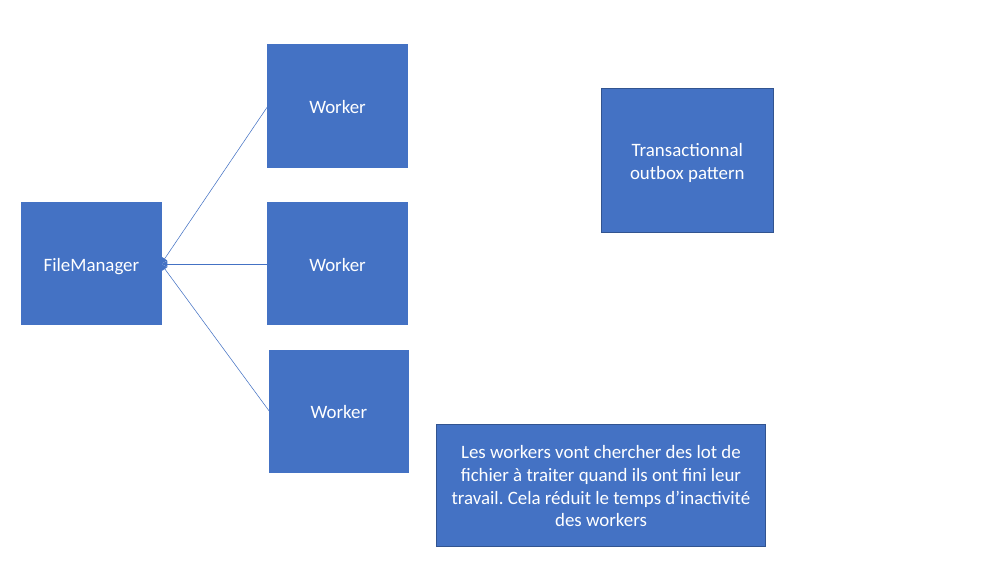
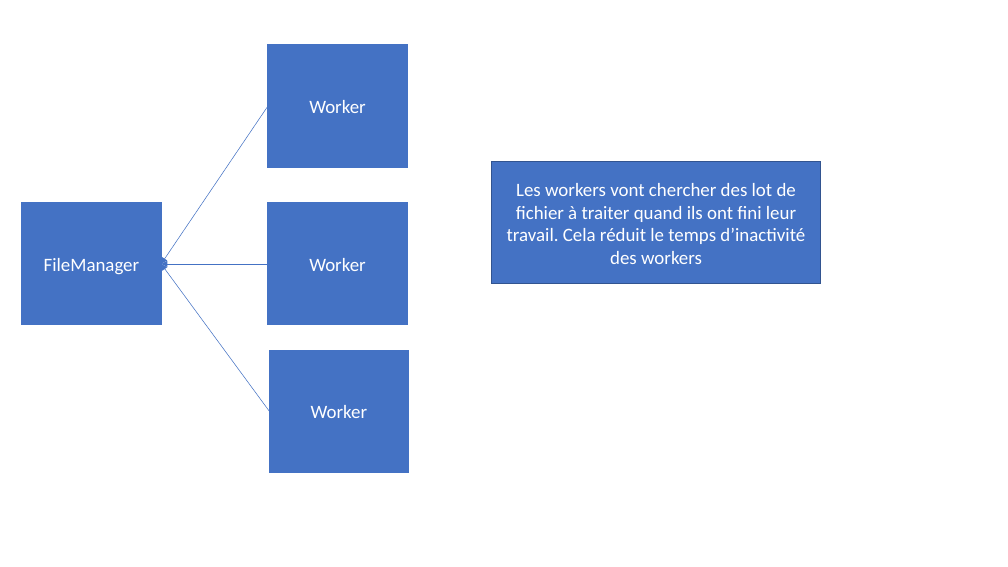
Before and after one commit to tcatonet/AL, a slide deck: slide 2 of TP AL.pptx. Drawn at 1008x567 pixels with LibreOffice and Linux fonts; fonts in the diff are those of the drawing. Boxes give left, top, right and bottom in pixels: in the first picture for what was removed or moved away, otherwise in the second. Text is boxed around its words. In the diff, an @@ line names an element or a change of style, - is before the commit and + after.

```diff
--- a/TP AL.pptx
+++ b/TP AL.pptx
@@ rectangle removed at (601,88,774,232) @@
-Transactionnal outbox pattern
@@ rectangle "Les workers vont chercher des ...": place and size @@
-rectangle "Les workers vont chercher des ..." at (437,424,766,546)
+rectangle "Les workers vont chercher des ..." at (492,162,820,284)
```
Also in this commit, not shown: 13 other files.
